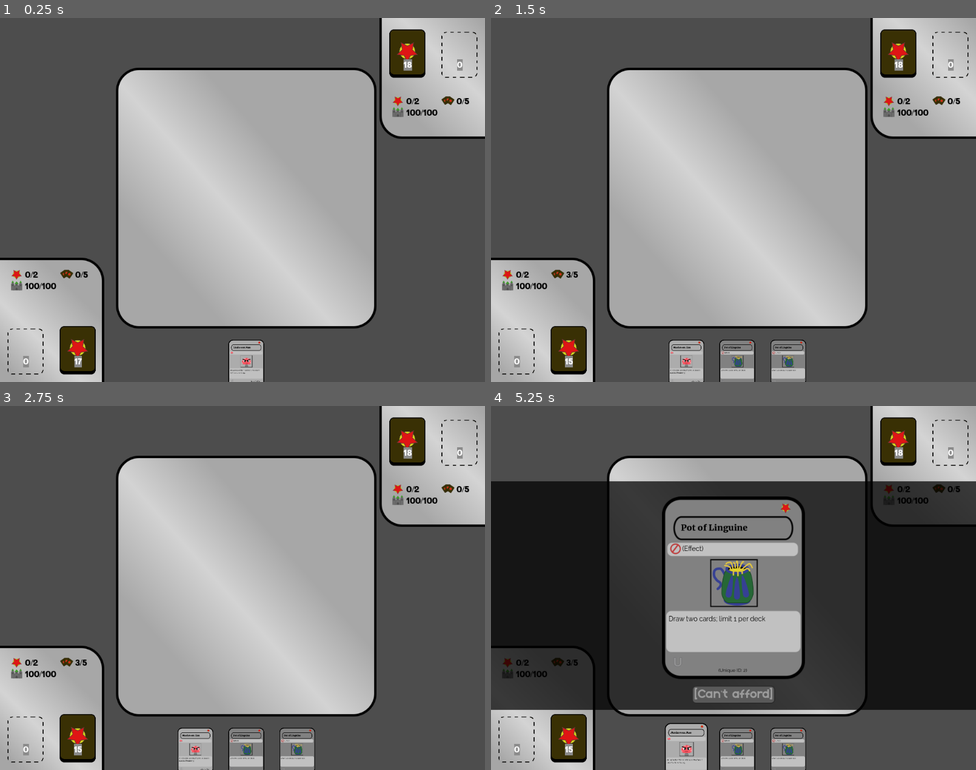
Above: before the commit, frames 1-4 (two rows, left to right).
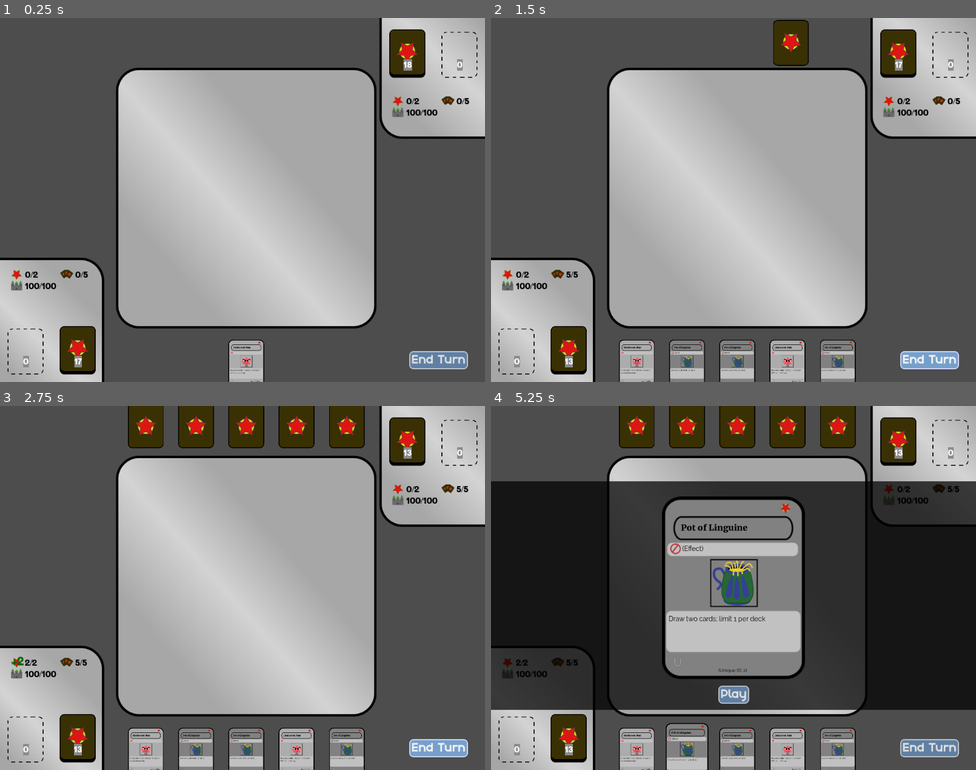
Above: after the commit, the same moments.

Repository: Mercerenies/evilcon-2024
Game: Godot game, scene res://debug/debug_room.tscn
The game is run twice, just before and just after one commit, with the same random seed, the same clock (stepped at 60 frames per second) and the same inputs.
Inputs (mouse positions are in pixels of both pictures, inside the frame that each line leads up to):
- Up to frame 1 (0.25 s): no input
- Up to frame 2 (1.5 s): click (927, 360) at 0.5 s, where only the run after the commit has a clickable "End Turn"; click (927, 360) at 1.25 s, where only the run after the commit has a clickable "End Turn"
- Up to frame 3 (2.75 s): click (436, 748) at 2 s, where only the run after the commit has a clickable "End Turn"
- Up to frame 4 (5.25 s): drag from (568, 737) to (685, 751) at 2.77 s; tap Enter at 3.5, 5 s; drag from (515, 737) to (685, 751) at 3.52 s; tap Space at 4.25 s; click (685, 751) at 4.42 s; drag from (738, 751) to (515, 737) at 5.02 s

The runs differ from the first frame. In frame 1, 0.6% of the frame differs, in the area x 84-97%, y 91-97%; in frame 2, 4.3%; in frame 3, 7.8%; in frame 4, 8.6%, in the area x 5-97%, y 0-100%.

Commit message:
Basic turn loop

Diff:
--- /dev/null
+++ b/card_game/playing_field/card_game_turn_transitions.gd
@@ -0,0 +1,25 @@
+class_name CardGameTurnTransitions
+extends Node
+
+# Helpers to begin the game and transition between player turns.
+
+static func begin_game(playing_field) -> void:
+    await draw_initial_hand(playing_field, CardPlayer.BOTTOM)
+    await draw_initial_hand(playing_field, CardPlayer.TOP)
+    await CardGamePhases.start_of_full_turn(playing_field)
+    await begin_turn(playing_field, CardPlayer.BOTTOM)
+
+
+static func draw_initial_hand(playing_field, player: StringName) -> void:
+    var hand_limit = StatsCalculator.get_hand_limit(playing_field, player)
+    await CardGameApi.draw_cards(playing_field, player, hand_limit)
+
+
+static func begin_turn(playing_field, player: StringName) -> void:
+    await CardGamePhases.draw_phase(playing_field, player)
+    await CardGamePhases.attack_phase(playing_field, player)
+    await CardGamePhases.standby_phase(playing_field, player)
+
+
+static func end_turn(playing_field, player: StringName) -> void:
+    await CardGamePhases.end_phase(playing_field, player)
--- /dev/null
+++ b/card_game/playing_field/end_turn_button/end_turn_button.tscn
@@ -0,0 +1,7 @@
+[gd_scene load_steps=2 format=3 uid="uid://dgwt236eos2sb"]
+
+[ext_resource type="Theme" uid="uid://bqxbmpg0ub86d" path="res://global_theme.tres" id="1_cgqm8"]
+
+[node name="EndTurnButton" type="Button"]
+theme = ExtResource("1_cgqm8")
+text = "End Turn"
--- /dev/null
+++ b/card_game/playing_field/enemy_ai/enemy_ai.gd
@@ -0,0 +1,35 @@
+class_name EnemyAI
+extends Node
+
+# Base class for all Enemy AI nodes. The enemy AI is a Node in the
+# scene tree which gets queried by the PlayingField whenever the
+# player's opponent needs to perform an action. EnemyAI nodes also
+# consume all user input by default while it is the enemy's turn,
+# since the player should not be interacting with cards while the
+# enemy is acting.
+
+var is_enemy_turn := false
+
+func on_enemy_turn_start(_playing_field) -> void:
+    push_warning("Forgot to override on_enemy_turn_start!")
+
+
+func start_enemy_turn(playing_field) -> void:
+    # Called by the PlayingField to signal the start of the enemy's
+    # turn. Should NOT be overridden in subclasses. Override
+    # on_enemy_turn_start instead.
+    is_enemy_turn = true
+    on_enemy_turn_start(playing_field)
+
+
+func end_enemy_turn(playing_field) -> void:
+    # Called by the EnemyAI subclass to signal the end of the enemy's
+    # turn. Should NOT be overridden in subclasses.
+    is_enemy_turn = false
+    playing_field.end_enemy_turn()
+
+
+func _input(event: InputEvent) -> void:
+    if is_enemy_turn:
+        if event is InputEventMouseButton:
+            get_viewport().set_input_as_handled()
--- /dev/null
+++ b/card_game/playing_field/enemy_ai/null_enemy_ai.gd
@@ -0,0 +1,7 @@
+extends EnemyAI
+
+# Basic Enemy AI that never does anything. Used for debugging.
+
+func on_enemy_turn_start(playing_field) -> void:
+    # Immediately end enemy turn
+    end_enemy_turn(playing_field)
--- a/card_game/playing_field/playing_field.gd
+++ b/card_game/playing_field/playing_field.gd
@@ -6,6 +6,7 @@
 const HiddenCardDisplay = preload("res://card_game/playing_card/hidden_card_display/hidden_card_display.tscn")
 const ScrollableCardRow = preload("res://card_game/scrollable_card_row/scrollable_card_row.tscn")
 const NullMinion = preload("res://card_game/playing_card/cards/null_minion.gd")
+const NullEnemyAI = preload("res://card_game/playing_field/enemy_ai/null_enemy_ai.gd")
 
 # Emitted anytime the state of the board changes. This includes cards being added,
 # removed, or shuffled in any player's discard pile, deck, hand, minion strip, or
@@ -13,16 +14,35 @@
 signal cards_moved
 
 signal turn_number_updated
-
-var turn_number: int = 0:
+signal turn_player_changed
+
+# Note: This starts at -1 but will be set to 0 as soon as the game
+# starts. The first turn of the game is internally treated as Turn 0.
+var turn_number: int = -1:
     set(v):
         turn_number = v
         turn_number_updated.emit()
+
+var turn_player: StringName = CardPlayer.BOTTOM:
+    set(v):
+        turn_player = v
+        turn_player_changed.emit()
+
+var _enemy_ai: Node = NullEnemyAI.new()
 
 func _ready() -> void:
     # Make sure initial stats are correct.
     $BottomStats.update_stats_from(self, CardPlayer.BOTTOM)
     $TopStats.update_stats_from(self, CardPlayer.TOP)
+    $AILayer.add_child(_enemy_ai)
+
+
+func replace_enemy_ai(new_enemy_ai: Node) -> void:
+    if _enemy_ai.is_inside_tree():
+        push_error("Cannot replace enemy AI after the game has started")
+        return
+    _enemy_ai.free()
+    _enemy_ai = new_enemy_ai
 
 
 func get_animation_layer() -> Node2D:
@@ -269,3 +289,25 @@
 func _on_turn_number_updated():
     $BottomStats.update_stats_from(self, CardPlayer.BOTTOM)
     $TopStats.update_stats_from(self, CardPlayer.TOP)
+
+
+func _on_turn_player_changed():
+    $EndTurnButton.disabled = (turn_player != CardPlayer.BOTTOM)
+
+
+func _on_end_turn_button_pressed():
+    await CardGameTurnTransitions.end_turn(self, CardPlayer.BOTTOM)
+    await CardGameTurnTransitions.begin_turn(self, CardPlayer.TOP)
+    _enemy_ai.start_enemy_turn(self)
+
+
+func end_enemy_turn() -> void:
+    # Do NOT call this directly from an EnemyAI subclass. Call
+    # EnemyAI.end_enemy_turn, which delegates to this method instead.
+    # (Yes, it's spaghetti and I should probably clean that up)
+    #
+    # TODO Good visuals for turn transitions
+    await CardGameTurnTransitions.end_turn(self, CardPlayer.TOP)
+    await CardGamePhases.end_of_full_turn(self)
+    await CardGamePhases.start_of_full_turn(self)
+    await CardGameTurnTransitions.begin_turn(self, CardPlayer.BOTTOM)
--- a/card_game/playing_field/playing_field.tscn
+++ b/card_game/playing_field/playing_field.tscn
@@ -9,6 +9,7 @@
 [ext_resource type="PackedScene" uid="uid://duefqdwqjkkdl" path="res://card_game/playing_card/clickable_card_display/clickable_card_display.tscn" id="6_bd5kg"]
 [ext_resource type="PackedScene" uid="uid://cysmxvy2tf6p7" path="res://card_game/playing_card/hidden_card_display/hidden_card_display.tscn" id="7_878nt"]
 [ext_resource type="PackedScene" uid="uid://bvh50q457q3ko" path="res://card_game/playing_field/game_stats_panel/game_stats_panel.tscn" id="8_aoot7"]
+[ext_resource type="PackedScene" uid="uid://dgwt236eos2sb" path="res://card_game/playing_field/end_turn_button/end_turn_button.tscn" id="10_dkn10"]
 
 [node name="PlayingField" type="Node2D"]
 script = ExtResource("1_cgwfb")
@@ -91,6 +92,14 @@
 [node name="TopStats" parent="." instance=ExtResource("8_aoot7")]
 position = Vector2(930, 187)
 
+[node name="EndTurnButton" parent="." instance=ExtResource("10_dkn10")]
+offset_left = 867.0
+offset_top = 706.0
+offset_right = 985.0
+offset_bottom = 738.0
+
+[node name="AILayer" type="Node" parent="."]
+
 [node name="AnimationLayer" type="Node2D" parent="."]
 z_index = 10
 
@@ -99,6 +108,7 @@
 
 [connection signal="cards_moved" from="." to="." method="_on_cards_moved"]
 [connection signal="turn_number_updated" from="." to="." method="_on_turn_number_updated"]
+[connection signal="turn_player_changed" from="." to="." method="_on_turn_player_changed"]
 [connection signal="pile_clicked" from="BottomDeck" to="." method="_on_bottom_deck_pile_clicked"]
 [connection signal="pile_clicked" from="BottomDiscardPile" to="." method="_on_bottom_discard_pile_pile_clicked"]
 [connection signal="card_added" from="BottomHand" to="." method="_on_bottom_hand_card_added"]
@@ -109,6 +119,7 @@
 [connection signal="card_added" from="TopHand" to="." method="_on_top_hand_card_added"]
 [connection signal="card_added" from="TopEffectStrip" to="." method="_on_play_strip_card_added"]
 [connection signal="card_added" from="TopMinionStrip" to="." method="_on_play_strip_card_added"]
+[connection signal="pressed" from="EndTurnButton" to="." method="_on_end_turn_button_pressed"]
 
 [editable path="BottomEffectStrip"]
 [editable path="BottomMinionStrip"]
--- a/debug/debug_room.gd
+++ b/debug/debug_room.gd
@@ -12,8 +12,7 @@
     bottom_deck.cards().shuffle()
     top_deck.cards().shuffle()
 
-    await CardGameApi.draw_cards($PlayingField, CardPlayer.BOTTOM, 3)
-
+    await CardGameTurnTransitions.begin_game($PlayingField)
 
 
 func _sample_deck():
Not shown: 1 places in card_game/playing_field/playing_field.tscn that only renumber resources
